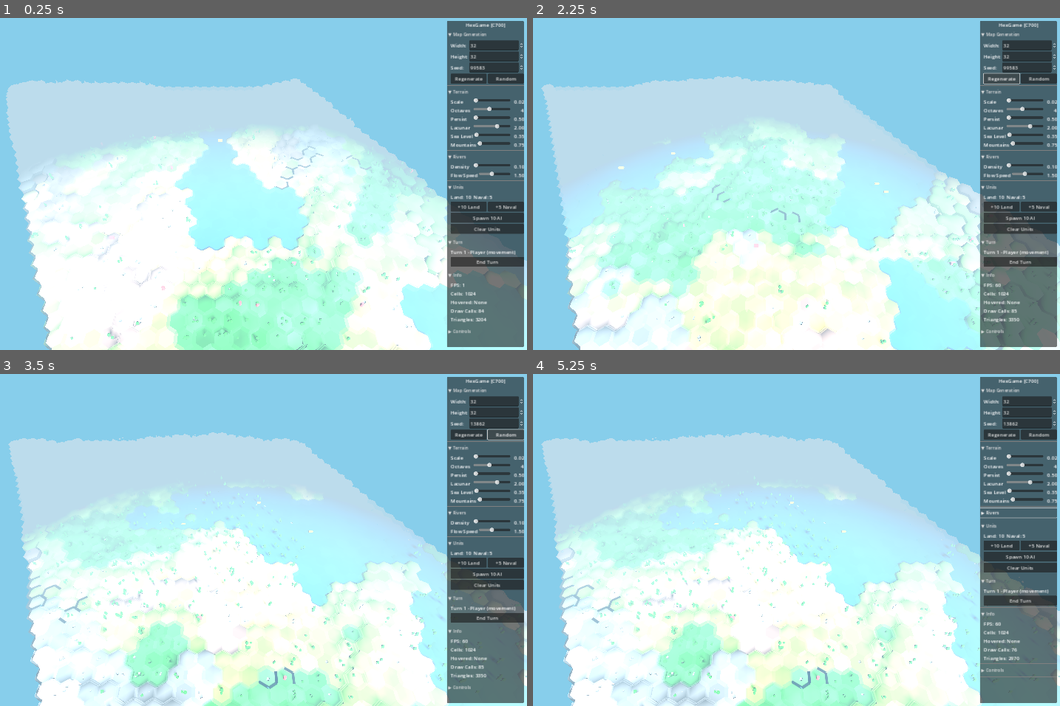
Above: before the commit, frames 1-4 (two rows, left to right).
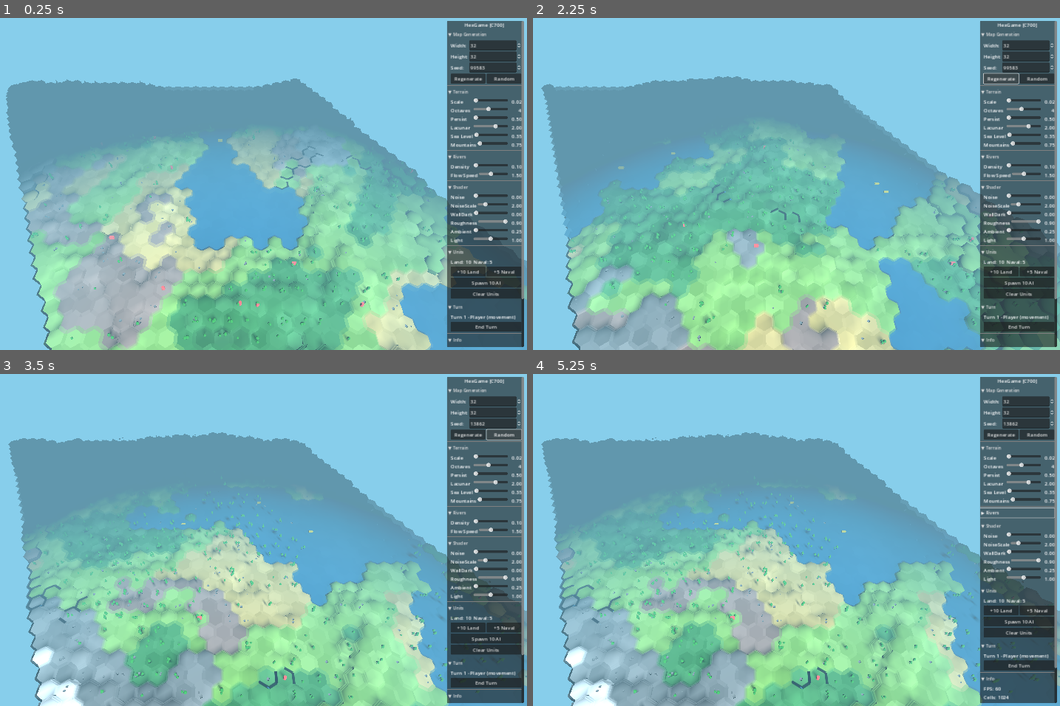
Above: after the commit, the same moments.

Repository: bobum/hexgame
Game: Godot game, scene res://scenes/main.tscn
Same seed, same stepped clock (60 frames per second), same inputs: the game is played once before the commit and once after it.
Inputs:
- Up to frame 1 (0.25 s): no input
- Up to frame 2 (2.25 s): click "▼ Map Generation" at 0.5 s; click "▶ Map Generation" at 1.25 s; click "Regenerate" at 2 s
- Up to frame 3 (3.5 s): click "Random" at 2.75 s
- Up to frame 4 (5.25 s): click "▼ Terrain" at 3.5 s; click "▶ Terrain" at 4.25 s; click "▼ Rivers" at 5 s

The runs differ from the first frame. In frame 1, 66% of the frame differs, in the area x 1-100%, y 0-100%; in frame 2, 66%; in frame 3, 66%; in frame 4, 66%.

Commit message:
Add real-time shader and lighting controls for visual tuning
- Add terrain shader with adjustable uniforms (noise, wall darkening, roughness)
- Add UI sliders for shader parameters and lighting (ambient/directional energy)
- Fix washed-out colors by switching to linear tonemapping
- Connect shader/lighting signals from UI to main scene
- Increase cliff darkening for better terrace definition

Work in progress for visual quality matching Three.js version (see #51)

Co-Authored-By: Claude Opus 4.5 <noreply@anthropic.com>

Diff:
--- a/godot/scenes/main.tscn
+++ b/godot/scenes/main.tscn
@@ -7,16 +7,16 @@
 background_mode = 1
 background_color = Color(0.529, 0.808, 0.922, 1)
 ambient_light_source = 2
-ambient_light_color = Color(0.8, 0.85, 0.9, 1)
-ambient_light_energy = 0.3
-tonemap_mode = 2
+ambient_light_color = Color(0.6, 0.65, 0.7, 1)
+ambient_light_energy = 0.25
+tonemap_mode = 0
 fog_enabled = true
 fog_mode = 1
-fog_light_color = Color(0.6, 0.75, 0.85, 1)
-fog_light_energy = 1.0
+fog_light_color = Color(0.529, 0.808, 0.922, 1)
+fog_light_energy = 0.5
 fog_depth_begin = 20.0
 fog_depth_end = 50.0
-fog_sky_affect = 0.5
+fog_sky_affect = 0.3
 
 [node name="Main" type="Node3D"]
 script = ExtResource("1_main")
@@ -30,8 +30,8 @@
 
 [node name="DirectionalLight3D" type="DirectionalLight3D" parent="."]
 transform = Transform3D(0.866025, -0.353553, 0.353553, 0, 0.707107, 0.707107, -0.5, -0.612372, 0.612372, 0, 30, 0)
-light_color = Color(1, 0.98, 0.95, 1)
-light_energy = 1.2
+light_color = Color(1, 1, 1, 1)
+light_energy = 1.0
 shadow_enabled = true
 shadow_bias = 0.03
 directional_shadow_mode = 1
--- a/godot/src/main.gd
+++ b/godot/src/main.gd
@@ -7,6 +7,8 @@
 
 @onready var hex_grid_node: Node3D = $HexGrid
 @onready var camera: MapCamera = $MapCamera
+@onready var directional_light: DirectionalLight3D = $DirectionalLight3D
+@onready var world_env: WorldEnvironment = $WorldEnvironment
 
 var grid: HexGrid
 var map_generator: MapGenerator
@@ -57,6 +59,8 @@
 	game_ui.spawn_ai_requested.connect(_on_spawn_ai)
 	game_ui.clear_units_requested.connect(_on_clear_units)
 	game_ui.noise_param_changed.connect(_on_noise_param_changed)
+	game_ui.shader_param_changed.connect(_on_shader_param_changed)
+	game_ui.lighting_param_changed.connect(_on_lighting_param_changed)
 
 
 func _on_ui_regenerate(width: int, height: int, seed_val: int) -> void:
@@ -217,6 +221,21 @@
 		_regenerate_map()
 
 
+func _on_shader_param_changed(param: String, value: float) -> void:
+	if chunked_terrain and chunked_terrain.terrain_material:
+		chunked_terrain.terrain_material.set_shader_parameter(param, value)
+
+
+func _on_lighting_param_changed(param: String, value: float) -> void:
+	match param:
+		"ambient_energy":
+			if world_env and world_env.environment:
+				world_env.environment.ambient_light_energy = value
+		"light_energy":
+			if directional_light:
+				directional_light.light_energy = value
+
+
 func _on_end_turn() -> void:
 	if turn_manager:
 		turn_manager.end_turn()
--- a/godot/src/rendering/hex_mesh_builder.gd
+++ b/godot/src/rendering/hex_mesh_builder.gd
@@ -174,7 +174,7 @@
 
 
 func _build_cliff(center: Vector3, edge_index: int, height: float, color: Color) -> void:
-	var wall_color = color.darkened(0.35)
+	var wall_color = color.darkened(0.45)
 	var c1 = corners[edge_index]
 	var c2 = corners[(edge_index + 1) % 6]
 
--- a/godot/src/rendering/terrain_shader.gdshader
+++ b/godot/src/rendering/terrain_shader.gdshader
@@ -1,6 +1,53 @@
 shader_type spatial;
 render_mode cull_back;
 
+// Adjustable uniforms for real-time tweaking
+uniform float noise_strength : hint_range(0.0, 0.5) = 0.0;
+uniform float noise_scale : hint_range(0.5, 10.0) = 2.0;
+uniform float wall_darkening : hint_range(0.0, 0.8) = 0.0;
+uniform float roughness_value : hint_range(0.0, 1.0) = 0.9;
+
+varying vec3 world_position;
+varying vec3 world_normal;
+
+// Simple noise function
+float hash(vec2 p) {
+	return fract(sin(dot(p, vec2(127.1, 311.7))) * 43758.5453);
+}
+
+float noise(vec2 p) {
+	vec2 i = floor(p);
+	vec2 f = fract(p);
+	f = f * f * (3.0 - 2.0 * f);
+	float a = hash(i);
+	float b = hash(i + vec2(1.0, 0.0));
+	float c = hash(i + vec2(0.0, 1.0));
+	float d = hash(i + vec2(1.0, 1.0));
+	return mix(mix(a, b, f.x), mix(c, d, f.x), f.y);
+}
+
+void vertex() {
+	world_position = (MODEL_MATRIX * vec4(VERTEX, 1.0)).xyz;
+	world_normal = normalize((MODEL_MATRIX * vec4(NORMAL, 0.0)).xyz);
+}
+
 void fragment() {
-	ALBEDO = COLOR.rgb;
+	vec3 normal = normalize(world_normal);
+	vec3 color = COLOR.rgb;
+
+	// Optional noise variation
+	if (noise_strength > 0.001) {
+		float n = noise(world_position.xz * noise_scale);
+		color = color * (1.0 + (n - 0.5) * noise_strength);
+	}
+
+	// Optional wall darkening based on normal
+	if (wall_darkening > 0.001) {
+		float wall_factor = 1.0 - abs(normal.y);
+		color = color * (1.0 - wall_factor * wall_darkening);
+	}
+
+	ALBEDO = color;
+	ROUGHNESS = roughness_value;
+	METALLIC = 0.0;
 }
--- a/godot/src/ui/game_ui.gd
+++ b/godot/src/ui/game_ui.gd
@@ -11,6 +11,8 @@
 signal spawn_ai_requested(land: int, naval: int)
 signal clear_units_requested
 signal noise_param_changed(param: String, value: float)
+signal shader_param_changed(param: String, value: float)
+signal lighting_param_changed(param: String, value: float)
 
 @onready var panel: PanelContainer = $Panel
 @onready var scroll: ScrollContainer = $Panel/ScrollContainer
@@ -41,6 +43,14 @@
 var river_slider: HSlider
 var flow_speed_slider: HSlider
 
+# Shader controls
+var shader_noise_slider: HSlider
+var shader_noise_scale_slider: HSlider
+var shader_wall_dark_slider: HSlider
+var shader_roughness_slider: HSlider
+var ambient_energy_slider: HSlider
+var light_energy_slider: HSlider
+
 var main_node: Node3D
 
 
@@ -75,6 +85,7 @@
 	_create_map_folder()
 	_create_terrain_folder()
 	_create_rivers_folder()
+	_create_shader_folder()
 	_create_units_folder()
 	_create_turn_folder()
 	_create_info_folder()
@@ -211,6 +222,28 @@
 	flow_speed_slider = _add_slider(content, "Flow Speed", 0.5, 3.0, 1.5, 0.1, _on_flow_speed_changed)
 
 
+func _create_shader_folder() -> void:
+	var content = _create_folder("Shader", true)
+
+	# Shader noise strength (0.0 - 0.5)
+	shader_noise_slider = _add_slider(content, "Noise", 0.0, 0.5, 0.0, 0.01, _on_shader_noise_changed)
+
+	# Shader noise scale (0.5 - 10.0)
+	shader_noise_scale_slider = _add_slider(content, "NoiseScale", 0.5, 10.0, 2.0, 0.1, _on_shader_noise_scale_changed)
+
+	# Wall darkening (0.0 - 0.8)
+	shader_wall_dark_slider = _add_slider(content, "WallDark", 0.0, 0.8, 0.0, 0.01, _on_shader_wall_dark_changed)
+
+	# Roughness (0.0 - 1.0)
+	shader_roughness_slider = _add_slider(content, "Roughness", 0.0, 1.0, 0.9, 0.01, _on_shader_roughness_changed)
+
+	# Ambient energy (0.0 - 1.0)
+	ambient_energy_slider = _add_slider(content, "Ambient", 0.0, 1.0, 0.25, 0.01, _on_ambient_energy_changed)
+
+	# Light energy (0.0 - 2.0)
+	light_energy_slider = _add_slider(content, "Light", 0.0, 2.0, 1.0, 0.05, _on_light_energy_changed)
+
+
 func _create_units_folder() -> void:
 	var content = _create_folder("Units", true)
 
@@ -433,6 +466,36 @@
 func _on_flow_speed_changed(value: float) -> void:
 	_update_slider_label(flow_speed_slider, value)
 	noise_param_changed.emit("flow_speed", value)
+
+
+func _on_shader_noise_changed(value: float) -> void:
+	_update_slider_label(shader_noise_slider, value)
+	shader_param_changed.emit("noise_strength", value)
+
+
+func _on_shader_noise_scale_changed(value: float) -> void:
+	_update_slider_label(shader_noise_scale_slider, value)
+	shader_param_changed.emit("noise_scale", value)
+
+
+func _on_shader_wall_dark_changed(value: float) -> void:
+	_update_slider_label(shader_wall_dark_slider, value)
+	shader_param_changed.emit("wall_darkening", value)
+
+
+func _on_shader_roughness_changed(value: float) -> void:
+	_update_slider_label(shader_roughness_slider, value)
+	shader_param_changed.emit("roughness_value", value)
+
+
+func _on_ambient_energy_changed(value: float) -> void:
+	_update_slider_label(ambient_energy_slider, value)
+	lighting_param_changed.emit("ambient_energy", value)
+
+
+func _on_light_energy_changed(value: float) -> void:
+	_update_slider_label(light_energy_slider, value)
+	lighting_param_changed.emit("light_energy", value)
 
 
 func _update_slider_label(slider: HSlider, value: float, is_int: bool = false) -> void:
